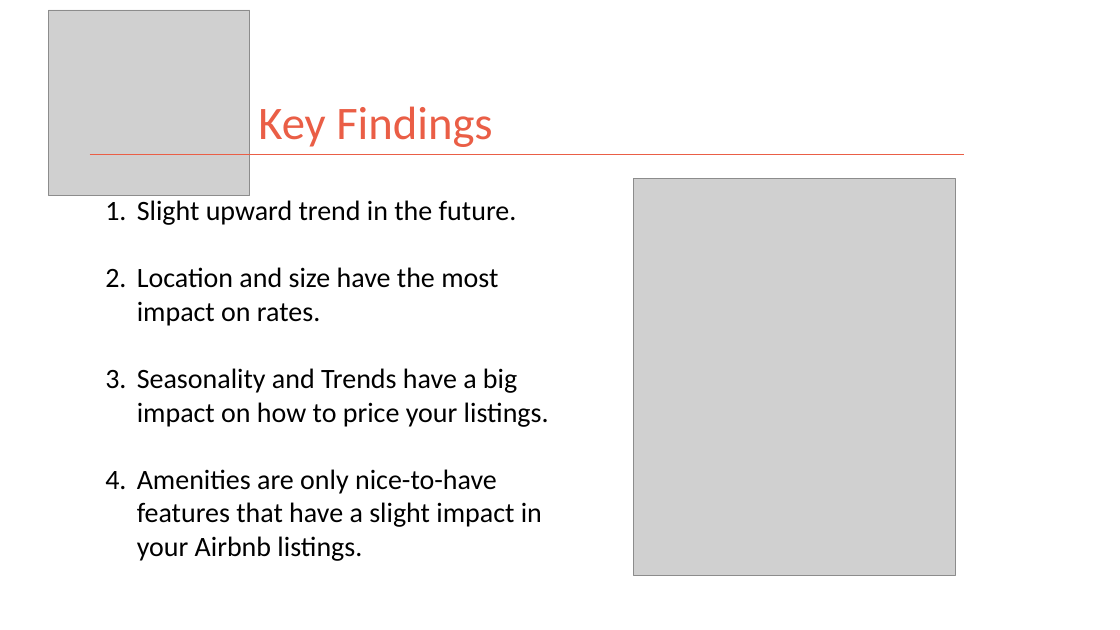
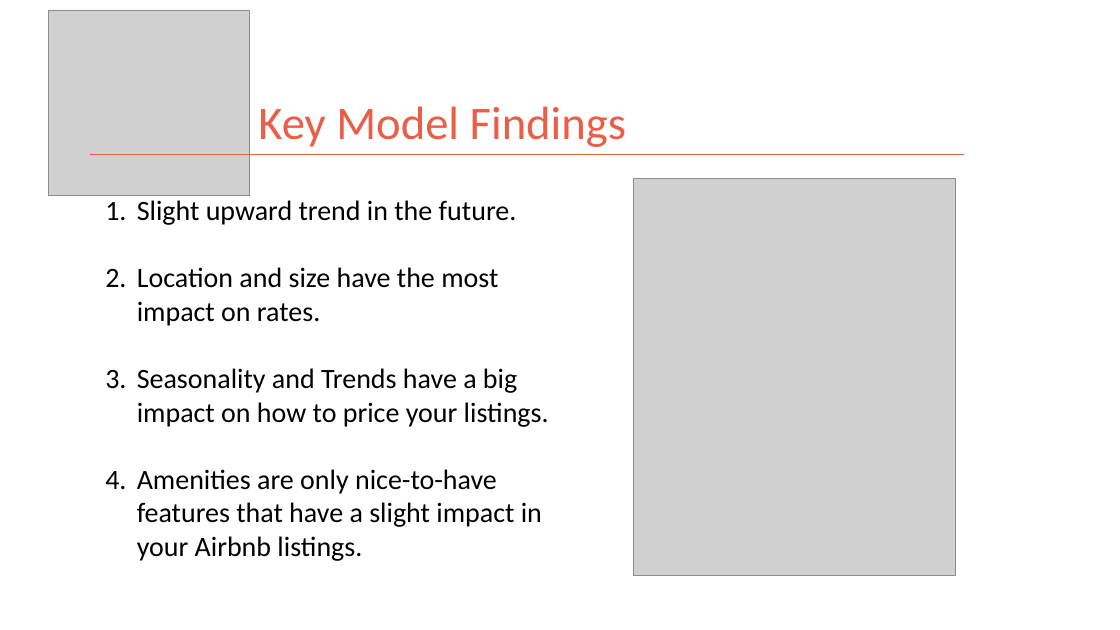
Before and after one commit to kman4/AirbnbPredictions, a slide deck: slide 7 of Airbnb Price Predictions (Model).pptx. Drawn at 1120x630 pixels with LibreOffice and Linux fonts; fonts in the diff are those of the drawing; grey boxes stand for pictures. Boxes give left, top, right and bottom in pixels: in the first picture for what was removed or moved away, otherwise in the second. Text is boxed around its words. In the diff, an @@ line names an element or a change of style, - is before the commit and + after.

Commit message:
update powerpoint

```diff
--- a/Airbnb Price Predictions (Model).pptx
+++ b/Airbnb Price Predictions (Model).pptx
@@ title at bbox=[258, 106, 626, 147]: text changed @@
-Key Findings
+Key Model Findings
```
